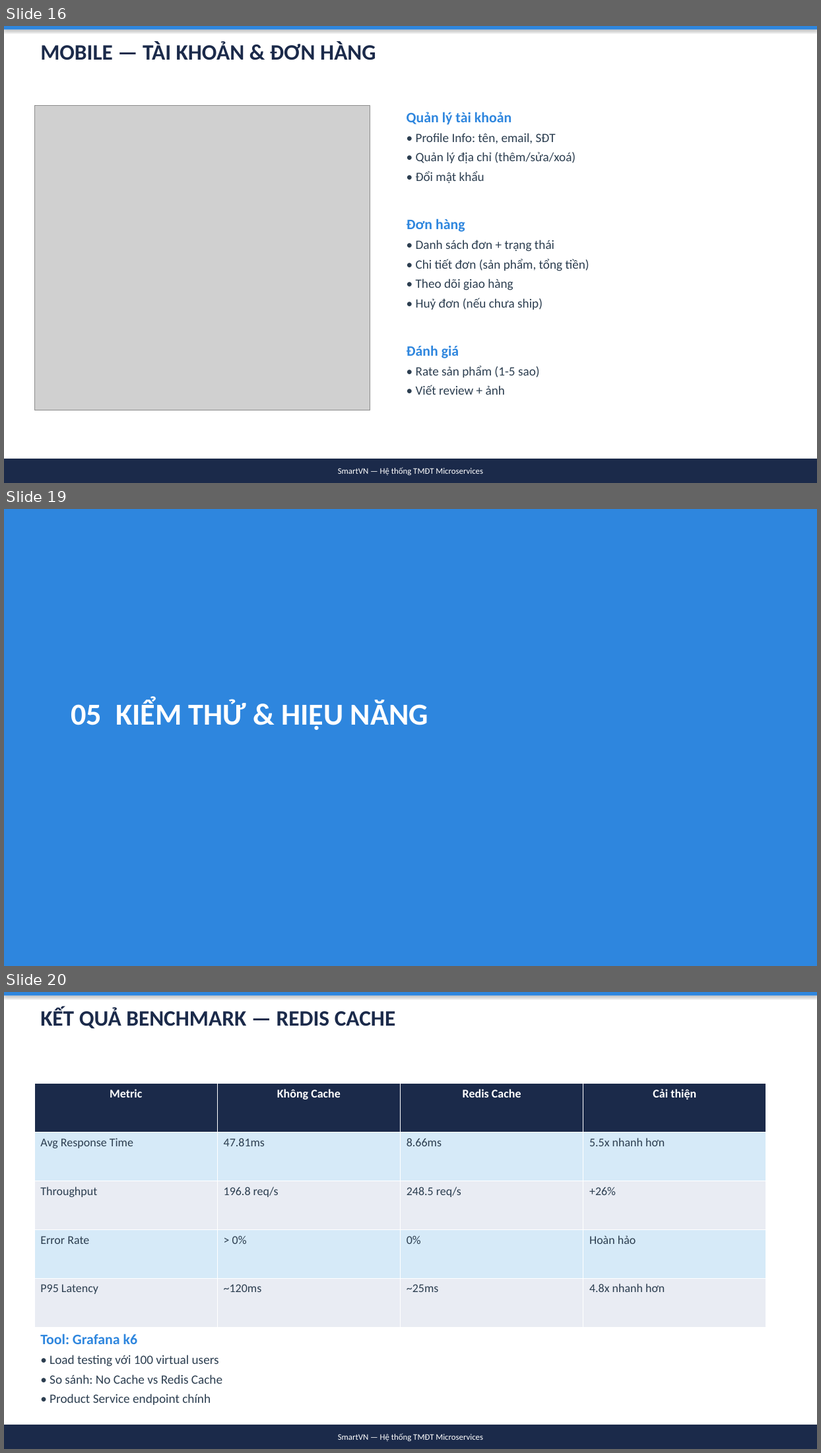
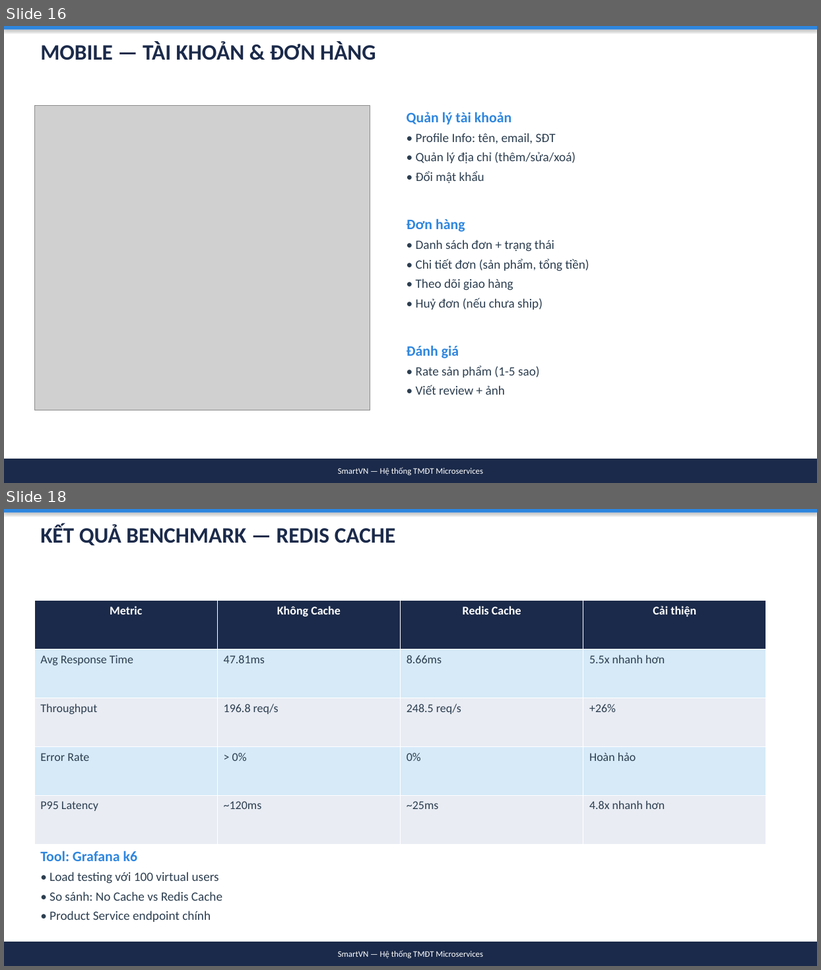
Before and after one commit to simasangggg/smartvn-report, a slide deck: SmartVN-Slides.pptx. Shown one above the other, each under a label of ours: slides 16, 19 and 20 before the commit, slides 16 and 18 after it; the slides between them are not shown. The pictures are 821x1453 and 821x970 pixels, drawn with LibreOffice and Linux fonts; fonts in the diff are those of the drawing; grey boxes stand for pictures. Boxes give left, top, right and bottom in pixels: in the first picture for what was removed or moved away, otherwise in the second. Text is boxed around its words. In the diff, an @@ line names an element or a change of style, - is before the commit and + after.

```diff
--- a/SmartVN-Slides.pptx
+++ b/SmartVN-Slides.pptx
@@ slide 19 removed at box(4, 509, 817, 966), background #2E86DE @@
@@ text removed at box(71, 700, 428, 730) @@
-05 KIỂM THỬ & HIỆU NĂNG
@@ what was slide 20 is now slide 18 @@
```
Also in this commit, not shown: 9 slides changed, 1 slide added, 2 other slides removed, 5 other files.
